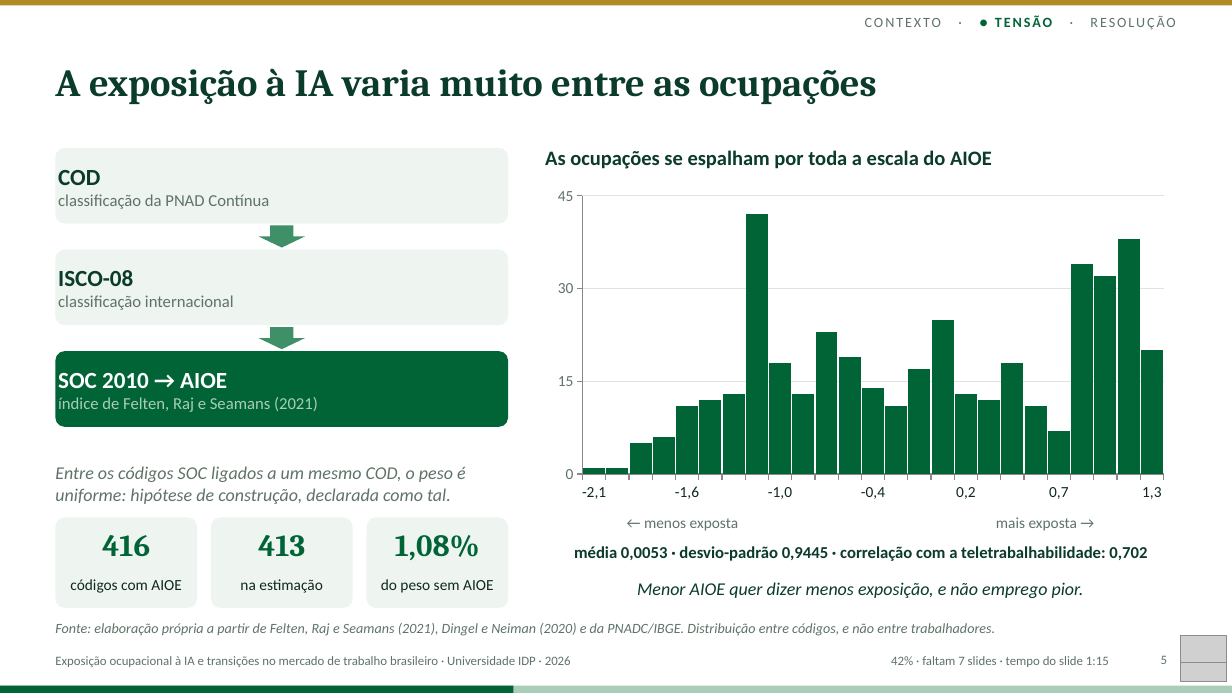
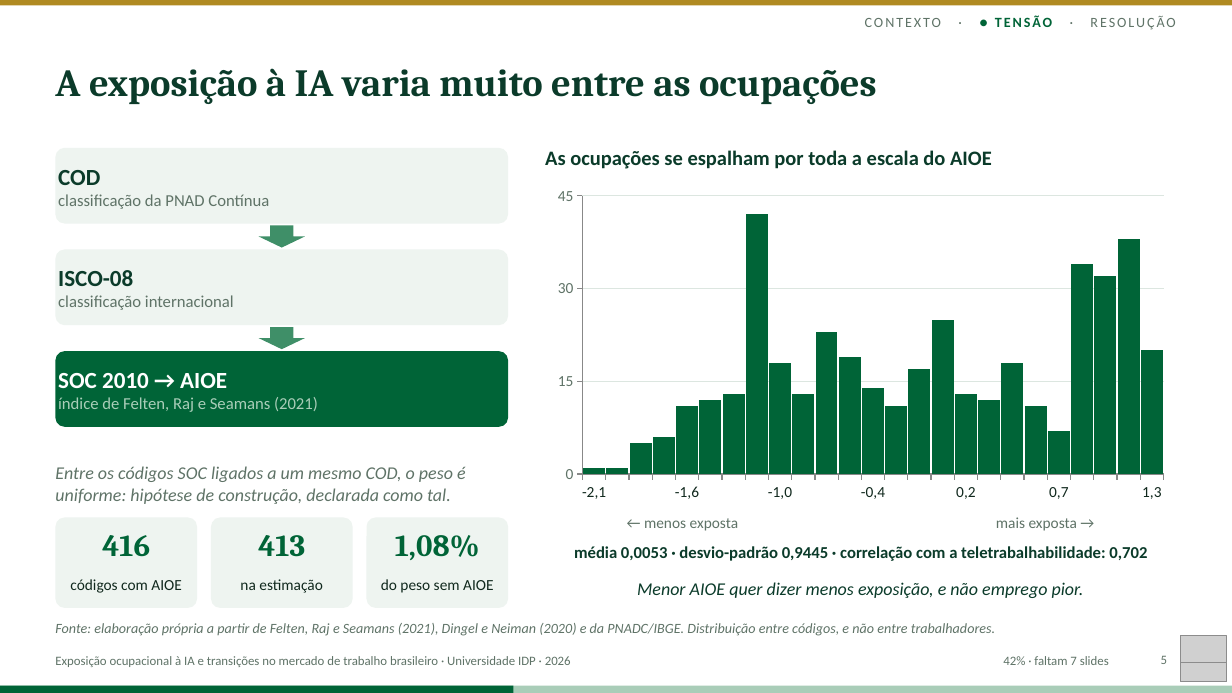
Before and after one commit to rickpalmeiras-design/IDP, a slide deck: slide 5 of apresentacao/apresentacao_dissertacao_oficial.pptx. Drawn at 1232x693 pixels with LibreOffice and Linux fonts; fonts in the diff are those of the drawing; grey boxes stand for pictures. Boxes give left, top, right and bottom in pixels: in the first picture for what was removed or moved away, otherwise in the second. Text is boxed around its words. In the diff, an @@ line names an element or a change of style, - is before the commit and + after.

```diff
--- a/apresentacao/apresentacao_dissertacao_oficial.pptx
+++ b/apresentacao/apresentacao_dissertacao_oficial.pptx
@@ text at (x1=1003, y1=656, x2=1109, y2=665): text changed @@
-42% · faltam 7 slides · tempo do slide 1:15
+42% · faltam 7 slides
```
Also in this commit, not shown: 11 other slides changed.
